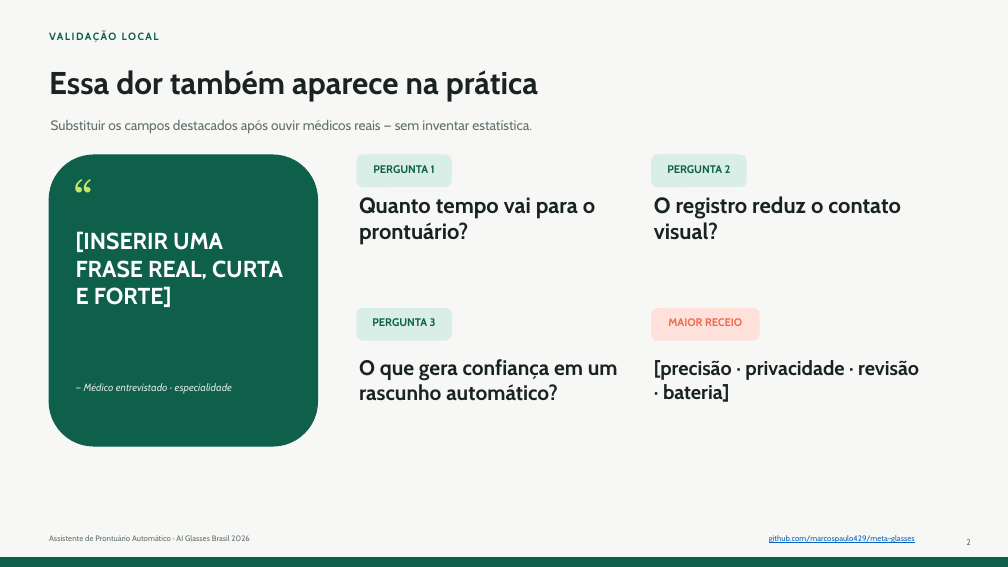
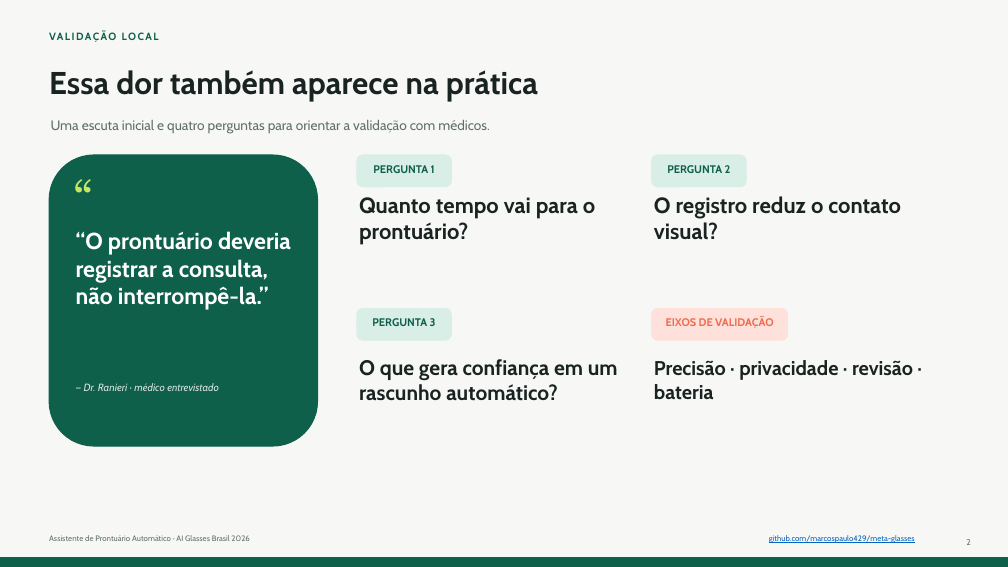
Before and after one commit to marcospaulo429/meta-glasses, a slide deck: slide 2 of docs/entrega/pitch/PITCH_AI_GLASSES_BRASIL.pptx. Drawn at 1008x567 pixels with LibreOffice and Linux fonts; fonts in the diff are those of the drawing. Boxes give left, top, right and bottom in pixels: in the first picture for what was removed or moved away, otherwise in the second. Text is boxed around its words. In the diff, an @@ line names an element or a change of style, - is before the commit and + after.

Commit message:
docs(pitch): add approved clinician quote
Attribute the approved consultation-focused quote to Dr. Ranieri and present the remaining topics transparently as validation axes rather than interview findings.

```diff
--- a/docs/entrega/pitch/PITCH_AI_GLASSES_BRASIL.pptx
+++ b/docs/entrega/pitch/PITCH_AI_GLASSES_BRASIL.pptx
@@ text at (x1=51, y1=120, x2=489, y2=134): text changed @@
-Substituir os campos destacados após ouvir médicos reais — sem inventar estatística.
+Uma escuta inicial e quatro perguntas para orientar a validação com médicos.
@@ text at (x1=76, y1=231, x2=291, y2=310): text changed @@
-[INSERIR UMA FRASE REAL, CURTA E FORTE]
+“O prontuário deveria registrar a consulta, não interrompê-la.”
@@ rounded rectangle resized from (x1=652, y1=309, x2=759, y2=340) to (x1=652, y1=309, x2=788, y2=340) @@
@@ text at (x1=666, y1=318, x2=773, y2=328): text changed @@
-MAIOR RECEIO
+EIXOS DE VALIDAÇÃO
@@ text at (x1=84, y1=383, x2=219, y2=391): text changed @@
-— Médico entrevistado · especialidade
+— Dr. Ranieri · médico entrevistado
@@ text at (x1=654, y1=360, x2=913, y2=400): text changed @@
-[precisão · privacidade · revisão · bateria]
+Precisão · privacidade · revisão · bateria
```
Also in this commit, not shown: 5 other files.
